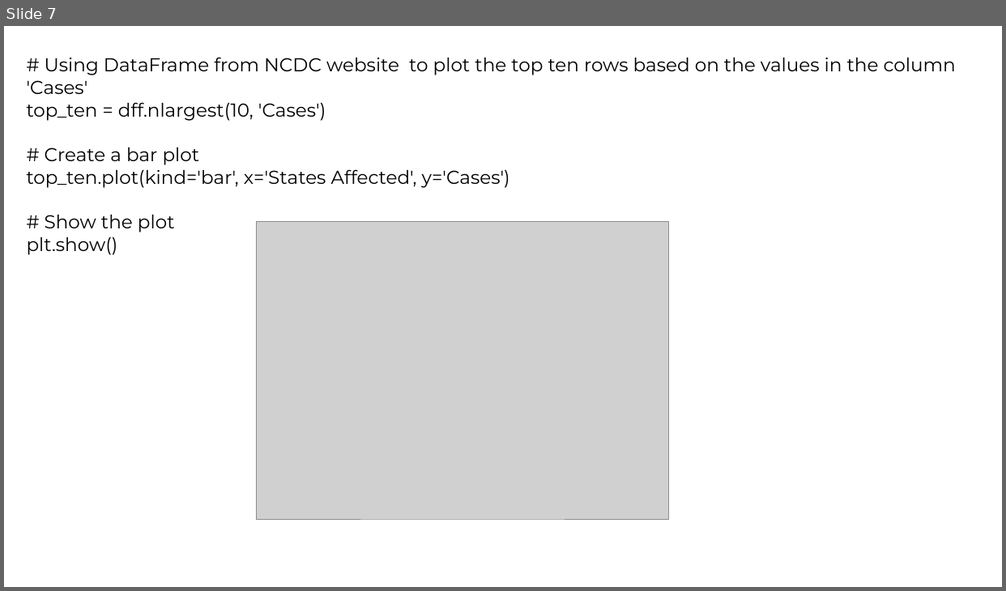
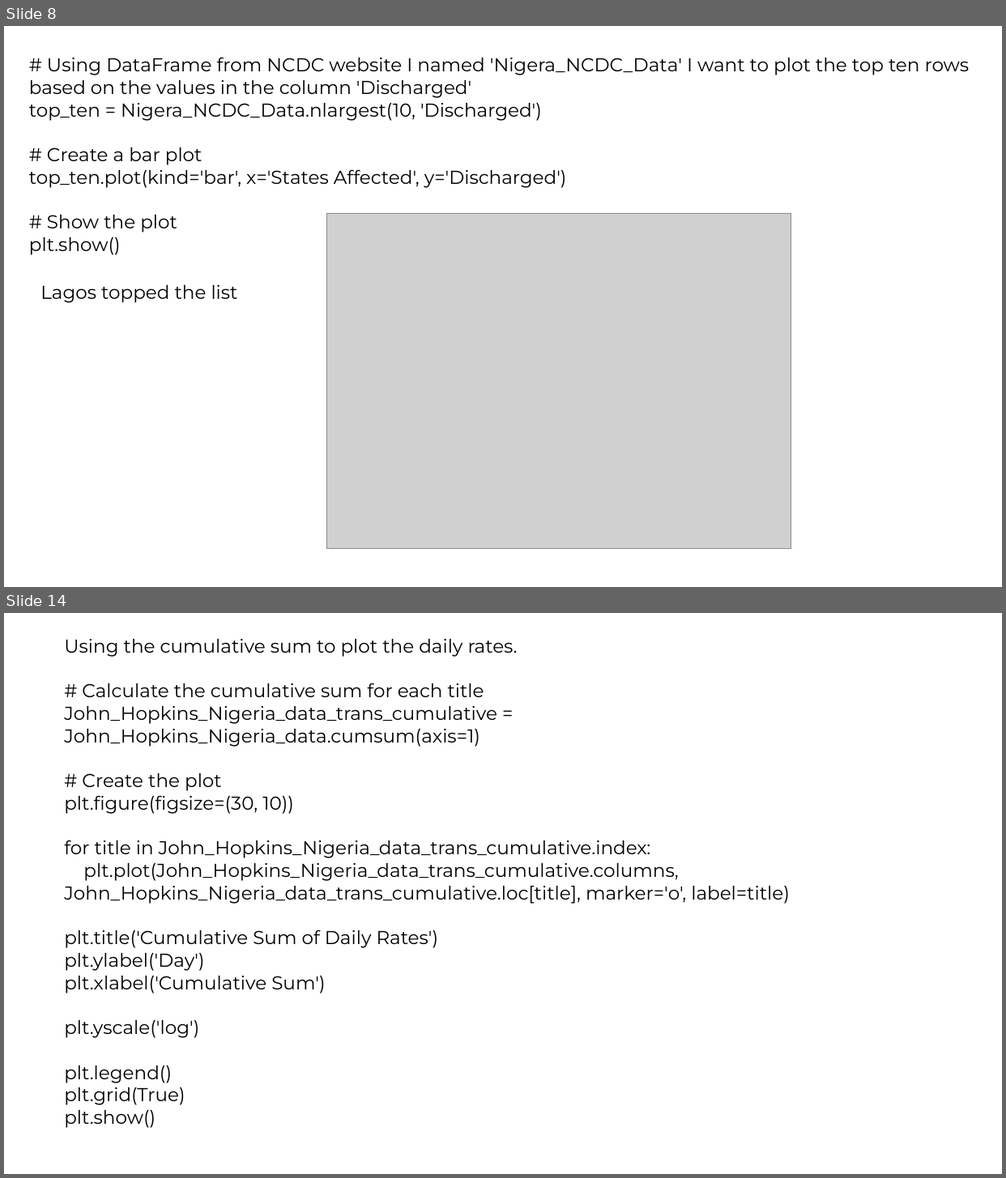
Before and after one commit to iroanya/Nigeria-COVID-19-Data-Analysis-Using-Python, a slide deck: Ustacky Capstone Project for Data Science Micro Degree.pptx. Shown one above the other, each under a label of ours: slide 7 before the commit, slides 8 and 14 after it; the slides between them are not shown. The pictures are 1006x591 and 1006x1178 pixels, drawn with LibreOffice and Linux fonts; fonts in the diff are those of the drawing; grey boxes stand for pictures. Boxes give left, top, right and bottom in pixels: in the first picture for what was removed or moved away, otherwise in the second. Text is boxed around its words. In the diff, an @@ line names an element or a change of style, - is before the commit and + after.

```diff
--- a/Ustacky Capstone Project for Data Science Micro Degree.pptx
+++ b/Ustacky Capstone Project for Data Science Micro Degree.pptx
@@ slide 14 added at <box>4,613,1002,1174</box>, background #FFFFFF @@
@@ text added at <box>64,639,790,1128</box>, 18 pt, text #000000 @@
+Using the cumulative sum to plot the daily rates.
+# Calculate the cumulative sum for each title
+John_Hopkins_Nigeria_data_trans_cumulative = John_Hopkins_Nigeria_data.cumsum(axis=1)
+# Create the plot
+plt.figure(figsize=(30, 10))
+for title in John_Hopkins_Nigeria_data_trans_cumulative.index:
+plt.plot(John_Hopkins_Nigeria_data_trans_cumulative.columns, John_Hopkins_Nigeria_data_trans_cumulative.loc[title], marker='o', label=title)
+plt.title('Cumulative Sum of Daily Rates')
+plt.ylabel('Day')
+plt.xlabel('Cumulative Sum')
+plt.yscale('log')
+plt.legend()
+plt.grid(True)
+plt.show()
@@ what was slide 7 is now slide 8 @@
@@ slide 8 changed as well @@
@@ text at <box>29,57,970,121</box>: text changed @@
-# Using DataFrame from NCDC website to plot the top ten rows based on the values in the column 'Cases'
-top_ten = dff.nlargest(10, 'Cases')
+# Using DataFrame from NCDC website I named 'Nigera_NCDC_Data' I want to plot the top ten rows based on the values in the column 'Discharged'
+top_ten = Nigera_NCDC_Data.nlargest(10, 'Discharged')
@@ text at <box>29,169,567,188</box>: text changed @@
-top_ten.plot(kind='bar', x='States Affected', y='Cases')
+top_ten.plot(kind='bar', x='States Affected', y='Discharged')
@@ picture: place and size @@
-picture at <box>256,221,668,519</box>
+picture at <box>327,213,791,548</box>
@@ text added at <box>40,285,238,303</box>, 18 pt, text #000000 @@
+Lagos topped the list
```
Also in this commit, not shown: 10 other slides changed, 17 other slides added, 1 slide removed.
